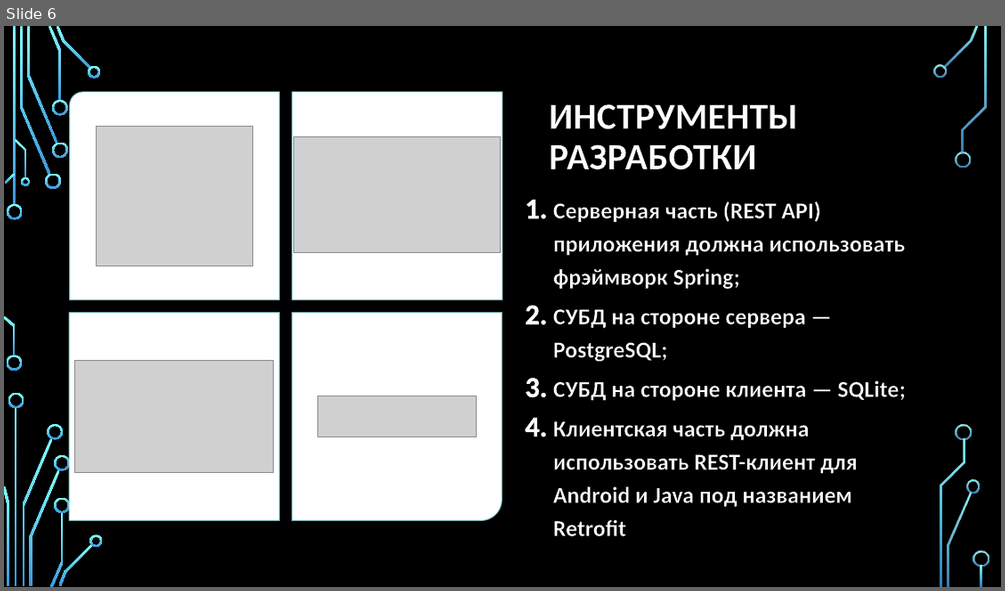
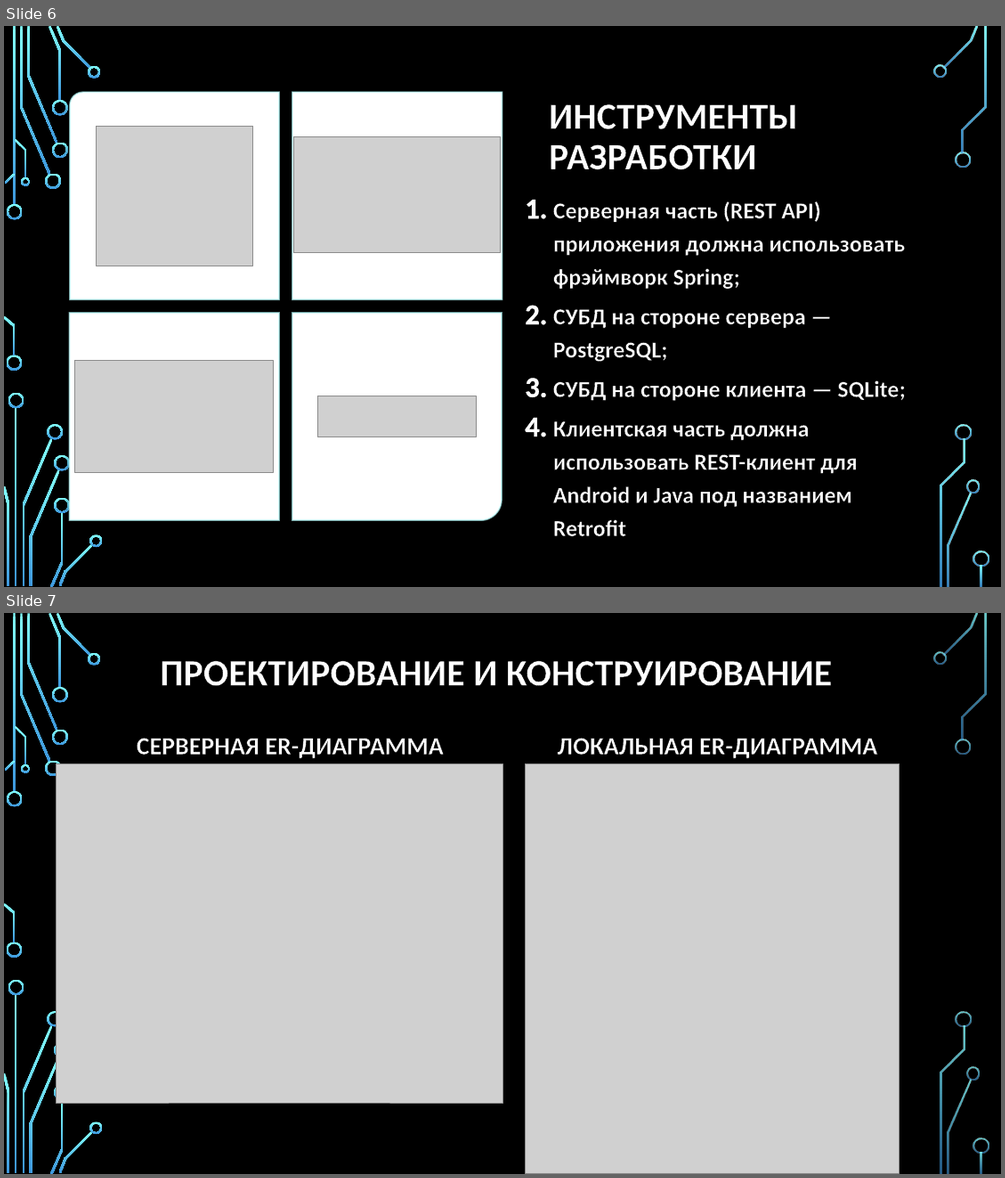
Before and after one commit to Ruslan-Far/docs-graduate-work, a slide deck: Фархетдинов - Презентация по ВКР.pptx. Shown one above the other, each under a label of ours: slide 6 before the commit, slides 6 and 7 after it. The pictures are 1005x591 and 1005x1178 pixels, drawn with LibreOffice and Linux fonts; fonts in the diff are those of the drawing; grey boxes stand for pictures; background and template pictures are left out. Boxes give left, top, right and bottom in pixels: in the first picture for what was removed or moved away, otherwise in the second. Text is boxed around its words. In the diff, an @@ line names an element or a change of style, - is before the commit and + after.

```diff
--- a/Фархетдинов - Презентация по ВКР.pptx
+++ b/Фархетдинов - Презентация по ВКР.pptx
@@ slide 7 added at <box>4,613,1001,1174</box>, background picture (left out); not listed: 36 template elements that a slide beside it also shows @@
@@ title added at <box>160,661,832,686</box>, 36 pt, text #FFFFFF, bold @@
+ПРОЕКТИРОВАНИЕ И КОНСТРУИРОВАНИЕ
@@ text added at <box>137,738,443,758</box>, 24 pt, text #FFFFFF, bold @@
+СЕРВЕРНАЯ ER-ДИАГРАММА
@@ text added at <box>558,738,877,758</box>, 24 pt, text #FFFFFF, bold @@
+ЛОКАЛЬНАЯ ER-ДИАГРАММА
@@ picture added at <box>57,763,502,1103</box> @@
@@ picture added at <box>526,763,899,1173</box> @@
```
Also in this commit, not shown: 1 slide changed.
